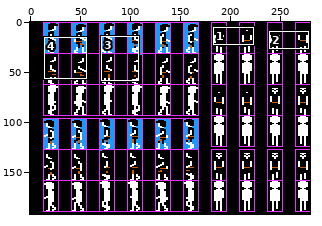
Two versions of one sprite sheet, games/peasant/sprites_peasant/walk_sprites.png. The first picture is a wide view before the edit; the outline marks the close-up.
Close-up. Old version:
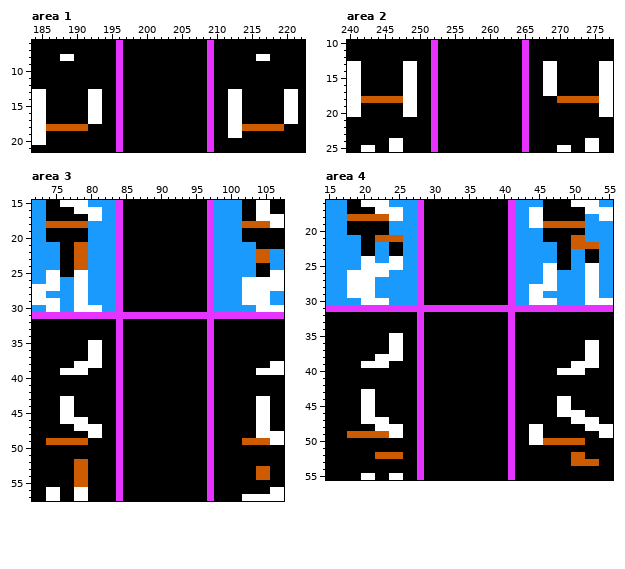
The file is 280x192 pixels. Shown: area 1: x 184..222, y 6..21; area 2: x 240..277, y 10..25; area 3: x 72..107, y 15..57; area 4: x 15..55, y 16..55. The commit also changed other parts of the picture, which this record leaves out.
And afterwards:
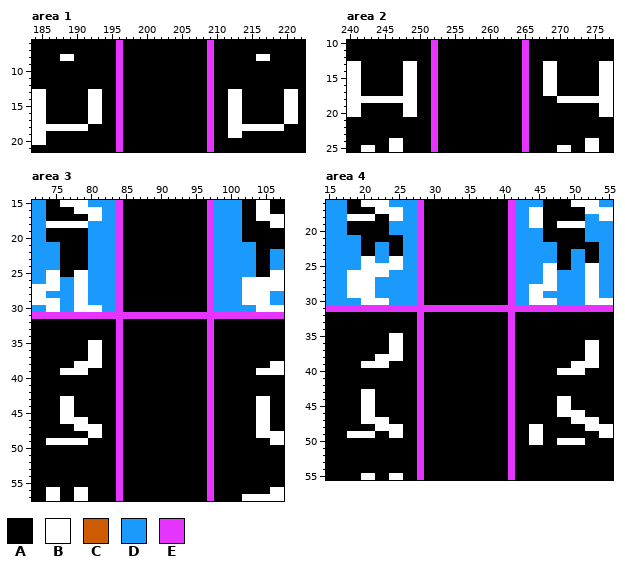
Palette (. is transparent): A #000000  B #ffffff  C #cd5b01  D #1b9afe  E #e434fe
Difference:
Area 1:
The author changed colour C to colour B in row 18 at x 186 to 191 and 214 to 219.
Area 2:
The author changed colour C to colour B in row 18 at x 242 to 247 and 270 to 275.
Area 3:
The author changed colour C to colour A in row 18 at x 102 to 105; in row 21 at x 78 to 79; in rows 22 to 23 at x 78 to 79 and 104 to 105; in row 24 at x 78 to 79; in row 49 at x 102 to 105; in row 52 at x 78 to 79.
The author changed colour C to colour A in rows 53 to 54 at x 78 to 79 and 104 to 105; in row 55 at x 78 to 79.
The author changed colour C to colour B in row 18 at x 74 to 79; in row 49 at x 74 to 79.
Area 4:
The author changed colour C to colour A in row 18 at x 22 to 23; in row 19 at x 46 to 47; in row 21 at x 22 to 25 and 50 to 51; in row 22 at x 50 to 53; in row 49 at x 22 to 23; in row 50 at x 46 to 47.
The author changed colour C to colour A in row 52 at x 22 to 25 and 50 to 51; in row 53 at x 50 to 53.
The author changed colour C to colour B in row 18 at x 18 to 21; in row 19 at x 48 to 51; in row 49 at x 18 to 21; in row 50 at x 48 to 51.
